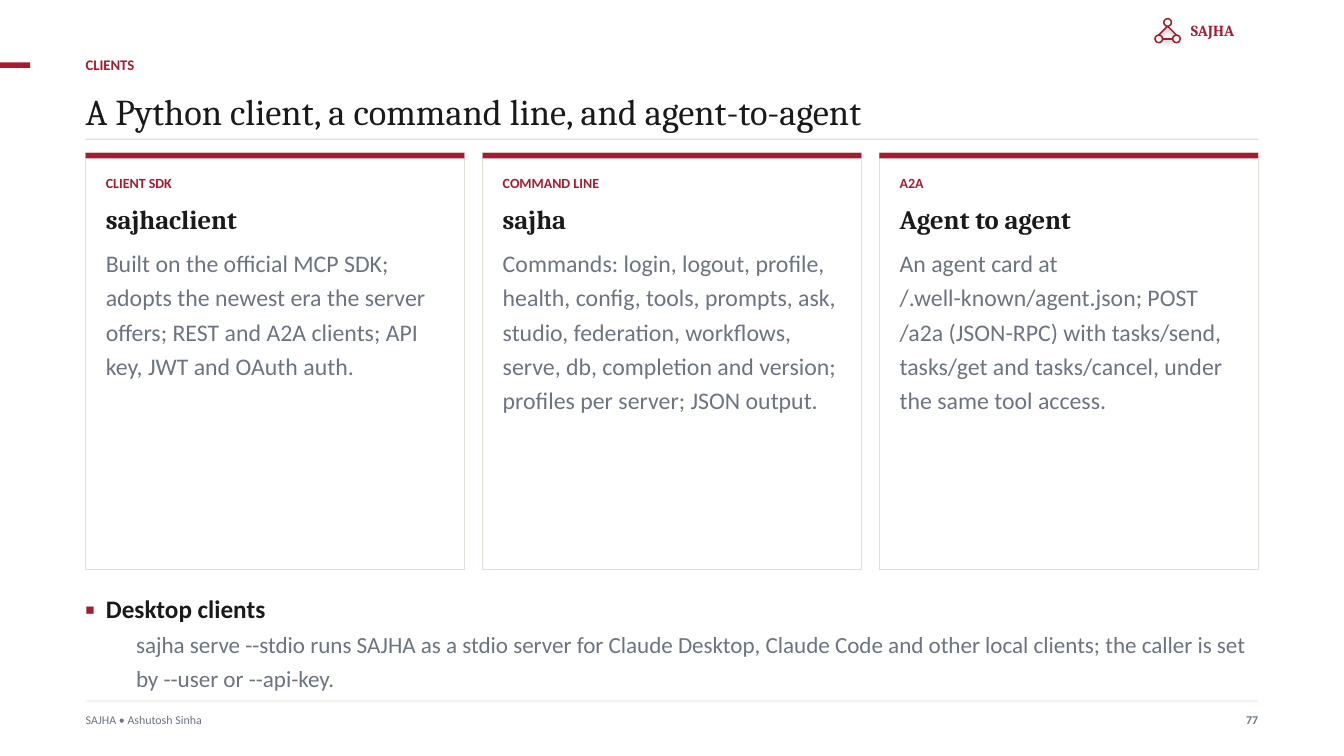
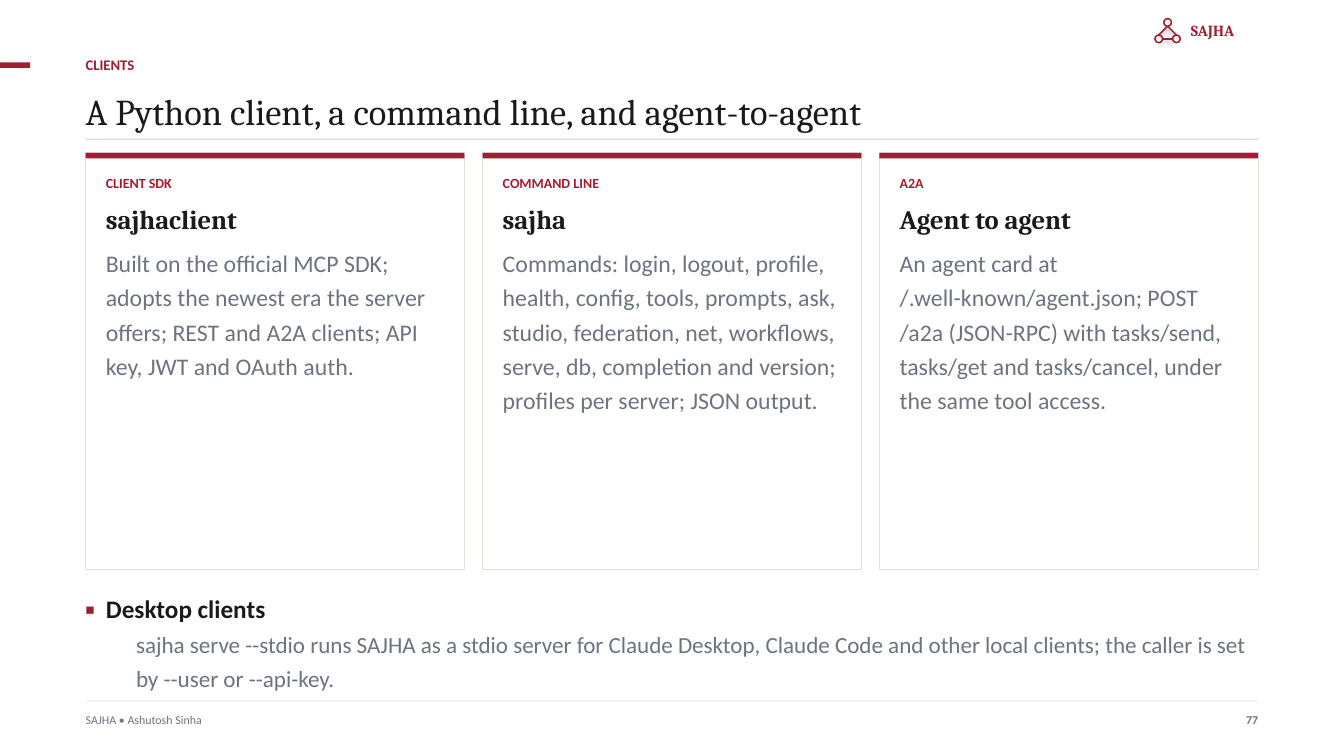
Before and after one commit to ajsinha/sajhamcpserver, a slide deck: slide 77 of docs/publications/SAJHA-MCP-Server.pptx. Drawn at 1344x756 pixels with LibreOffice and Linux fonts; fonts in the diff are those of the drawing. Boxes give left, top, right and bottom in pixels: in the first picture for what was removed or moved away, otherwise in the second. Text is boxed around its words. In the diff, an @@ line names an element or a change of style, - is before the commit and + after.

```diff
--- a/docs/publications/SAJHA-MCP-Server.pptx
+++ b/docs/publications/SAJHA-MCP-Server.pptx
@@ text at bbox=[503, 255, 836, 413]: text changed @@
-Commands: login, logout, profile, health, config, tools, prompts, ask, studio, federation, workflows, serve, db, completion and version; profiles per server; JSON output.
+Commands: login, logout, profile, health, config, tools, prompts, ask, studio, federation, net, workflows, serve, db, completion and version; profiles per server; JSON output.
```
Also in this commit, not shown: 9 other slides changed, 47 other files.
